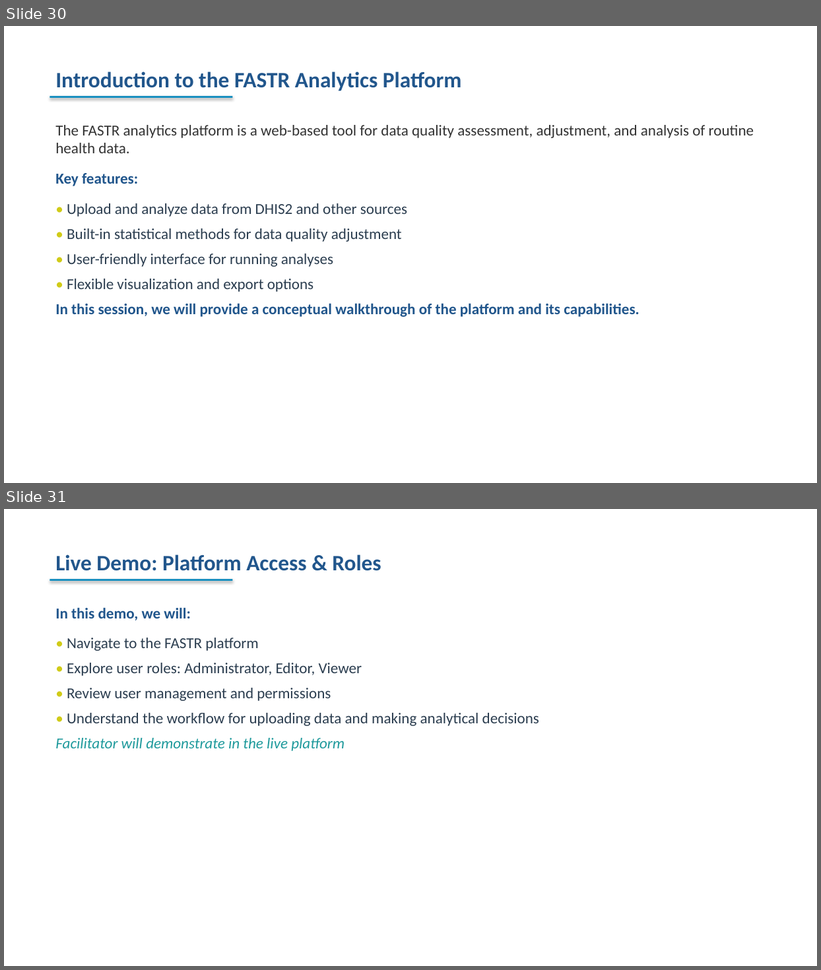
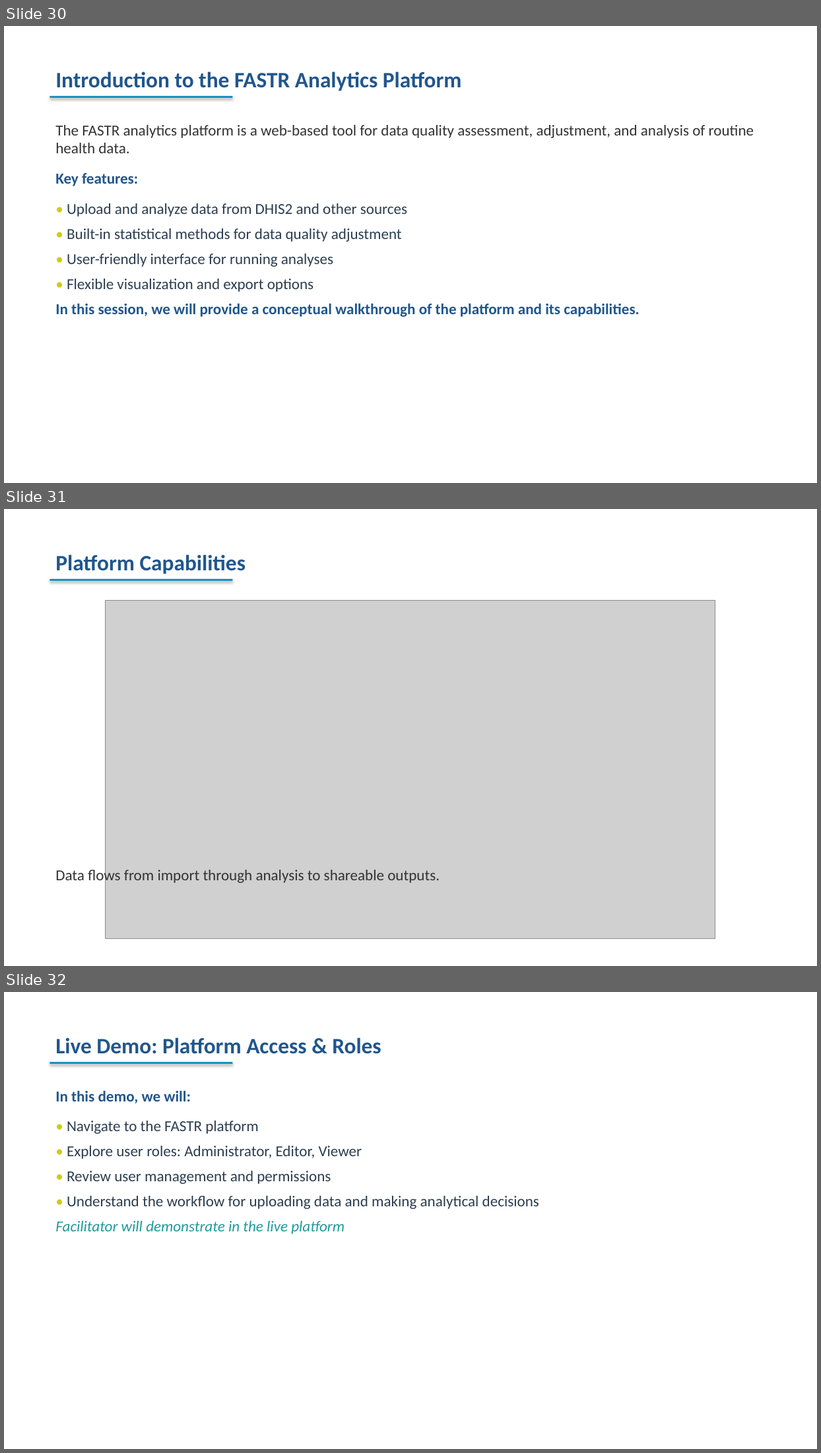
Before and after one commit to FASTR-Analytics/fastr-resource-hub, a slide deck: outputs/2026-zambia_deck.pptx. Shown one above the other, each under a label of ours: slides 30 and 31 before the commit, slides 30, 31 and 32 after it. The pictures are 821x970 and 821x1453 pixels, drawn with LibreOffice and Linux fonts; fonts in the diff are those of the drawing; grey boxes stand for pictures. Boxes give left, top, right and bottom in pixels: in the first picture for what was removed or moved away, otherwise in the second. Text is boxed around its words. In the diff, an @@ line names an element or a change of style, - is before the commit and + after.

Commit message:
illustration created for FASTR capabilities

```diff
--- a/outputs/2026-zambia_deck.pptx
+++ b/outputs/2026-zambia_deck.pptx
@@ slide 31 added at bbox=[4, 509, 817, 966], background #FFFFFF @@
@@ text added at bbox=[55, 555, 246, 574], 26 pt, text #21568C, bold @@
+Platform Capabilities
@@ rectangle added at bbox=[50, 579, 233, 581], fill #1A90C0 @@
@@ picture added at bbox=[106, 601, 716, 940] @@
@@ text added at bbox=[55, 868, 440, 885], 18 pt, text #333333 @@
+Data flows from import through analysis to shareable outputs.
@@ what was slide 31 is now slide 32 @@
```
Also in this commit, not shown: 7 other files.
